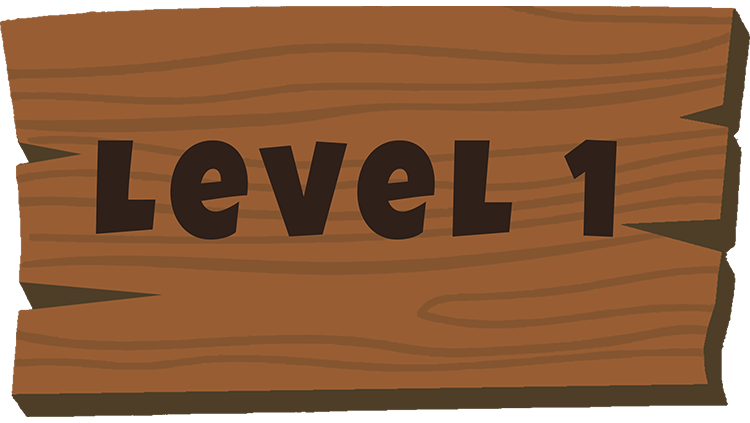
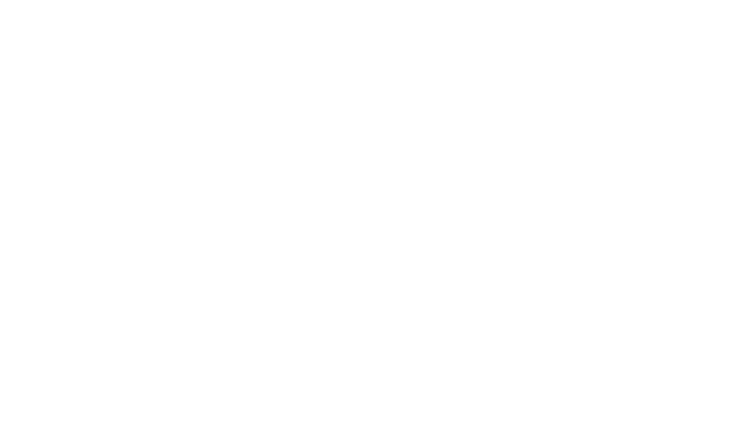
Layers edited between the first and the second (750, 423) image:
hid "Layer 11" over [0, 6, 750, 417]
hid "Level1" over [0, 6, 750, 417]